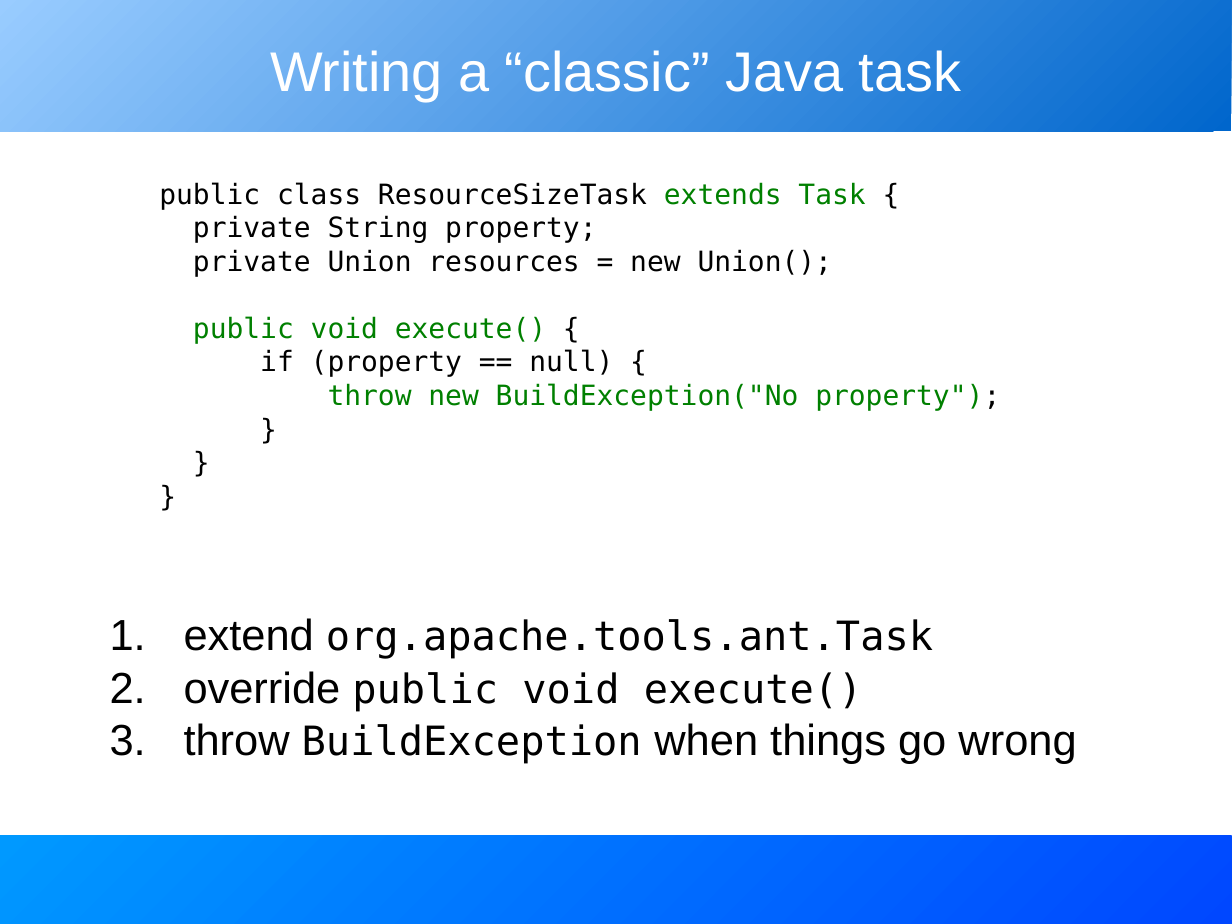
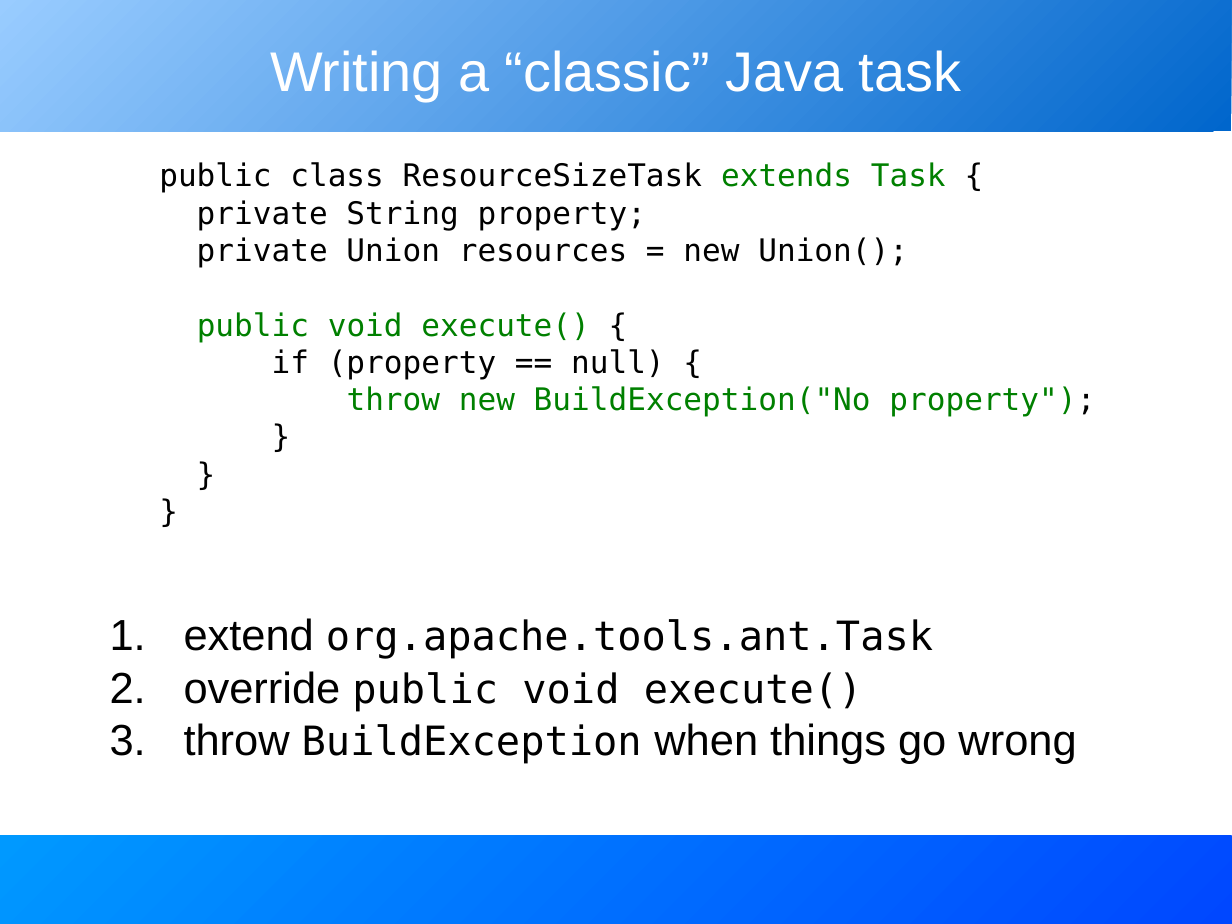
Before and after one commit to BeatrizTercero/repoSvnAnt, a slide deck: slide 16 of core/trunk/docs/slides/extending_ant.odp (slide 17 before the commit). Drawn at 1232x924 pixels with LibreOffice and Linux fonts; fonts in the diff are those of the drawing. Boxes give left, top, right and bottom in pixels: in the first picture for what was removed or moved away, otherwise in the second. Text is boxed around its words. In the diff, an @@ line names an element or a change of style, - is before the commit and + after.

```diff
--- a/core/trunk/docs/slides/extending_ant.odp
+++ b/core/trunk/docs/slides/extending_ant.odp
@@ text "public class ResourceSizeTask extends Task ...": place and size @@
-text "public class ResourceSizeTask extends Task ..." at [159, 182, 1000, 411]
+text "public class ResourceSizeTask extends Task ..." at [159, 162, 1095, 417]
@@ text "public class ResourceSizeTask extends Task ..." at [159, 162, 1095, 417]: size 18 to 20 pt @@
```
Also in this commit, not shown: 15 other slides changed.
